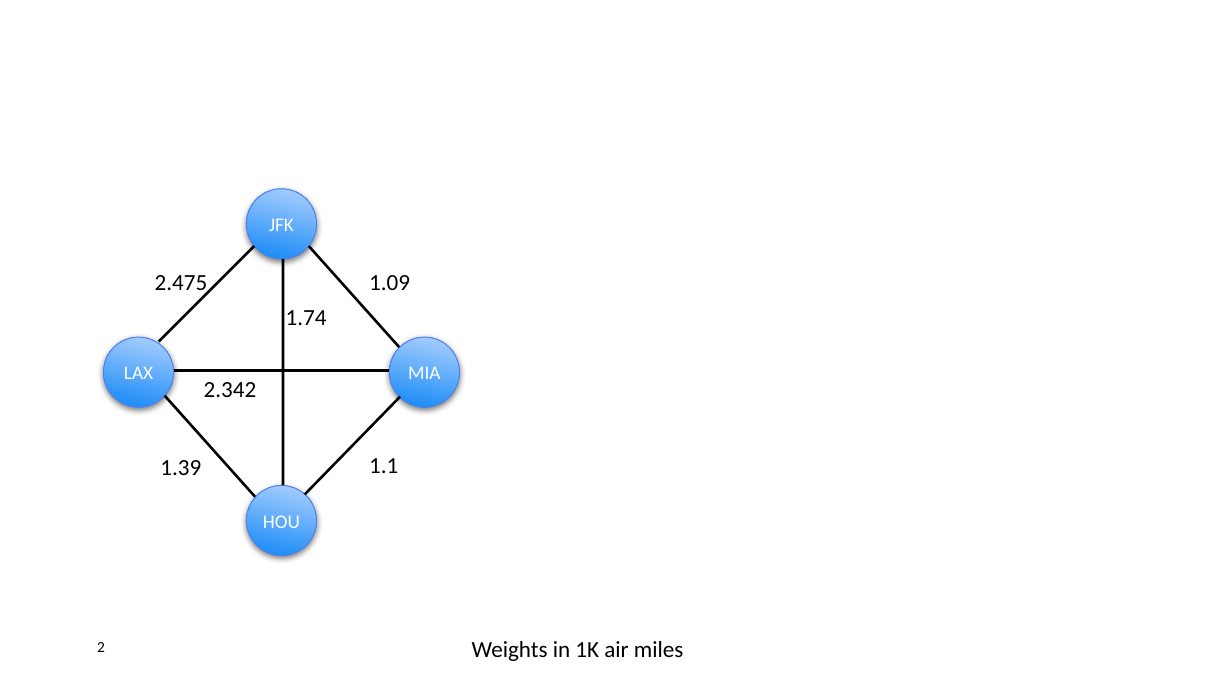
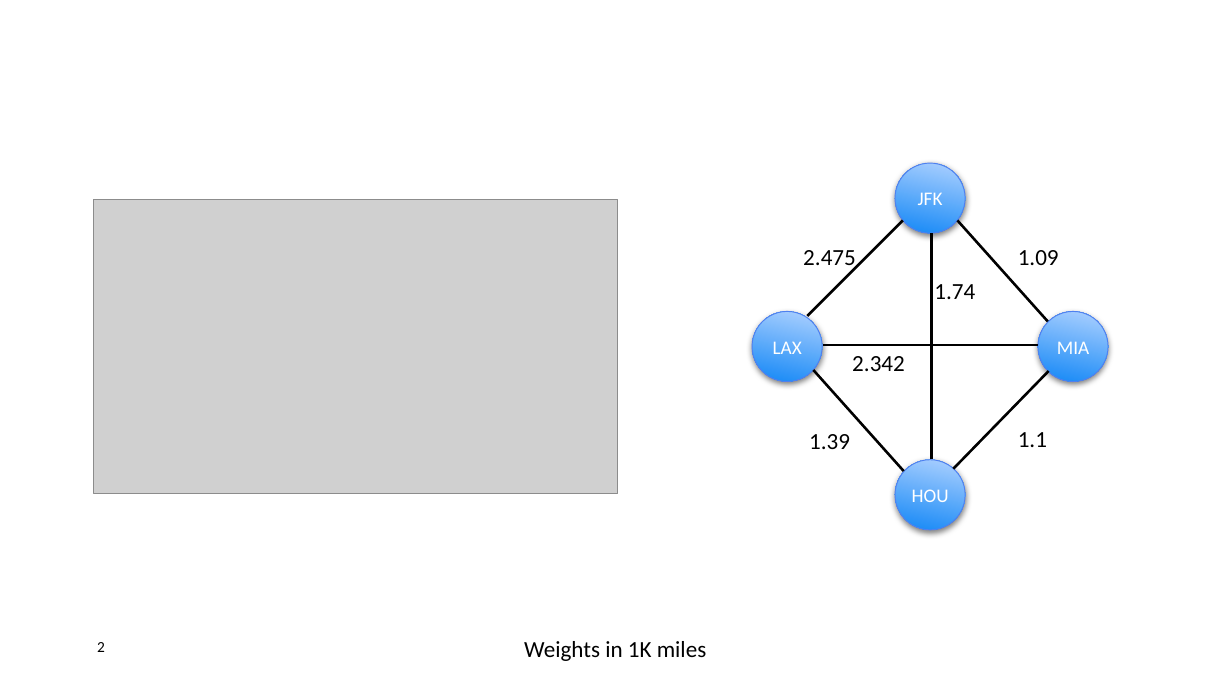
Before and after one commit to PictureOfGray/CS412-Team-NAME, a slide deck: slide 2 of presentations/TeamNAMETSP.pptx. Drawn at 1232x693 pixels with LibreOffice and Linux fonts; fonts in the diff are those of the drawing; grey boxes stand for pictures; background and template pictures are left out. Boxes give left, top, right and bottom in pixels: in the first picture for what was removed or moved away, otherwise in the second. Text is boxed around its words. In the diff, an @@ line names an element or a change of style, - is before the commit and + after.

```diff
--- a/presentations/TeamNAMETSP.pptx
+++ b/presentations/TeamNAMETSP.pptx
@@ ellipse: place and size @@
-ellipse at [104,337,174,408]
+ellipse at [896,164,966,234]
@@ picture added at [94,200,618,494] @@
@@ 10 texts, 6 lines: place and size @@
-10 texts, 6 lines at [124,218,440,528]
+10 texts, 6 lines at [773,192,1089,502]
@@ ellipse: place and size @@
-ellipse at [247,189,317,259]
+ellipse at [752,311,823,382]
@@ ellipse: place and size @@
-ellipse at [247,485,317,555]
+ellipse at [1038,311,1108,382]
@@ ellipse: place and size @@
-ellipse at [389,337,459,408]
+ellipse at [896,460,966,531]
@@ text at [524,641,707,661]: text changed @@
-Weights in 1K air miles
+Weights in 1K miles
```
Also in this commit, not shown: 3 other slides changed, 3 slides added, 2 slides removed.
